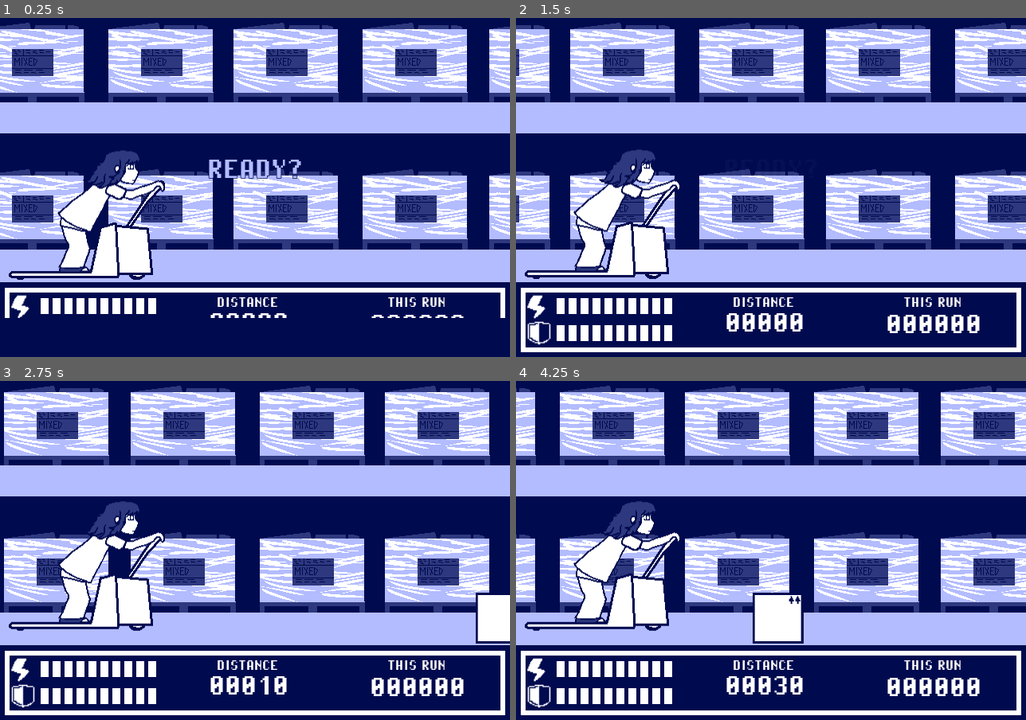
Above: before the commit, frames 1-4 (two rows, left to right).
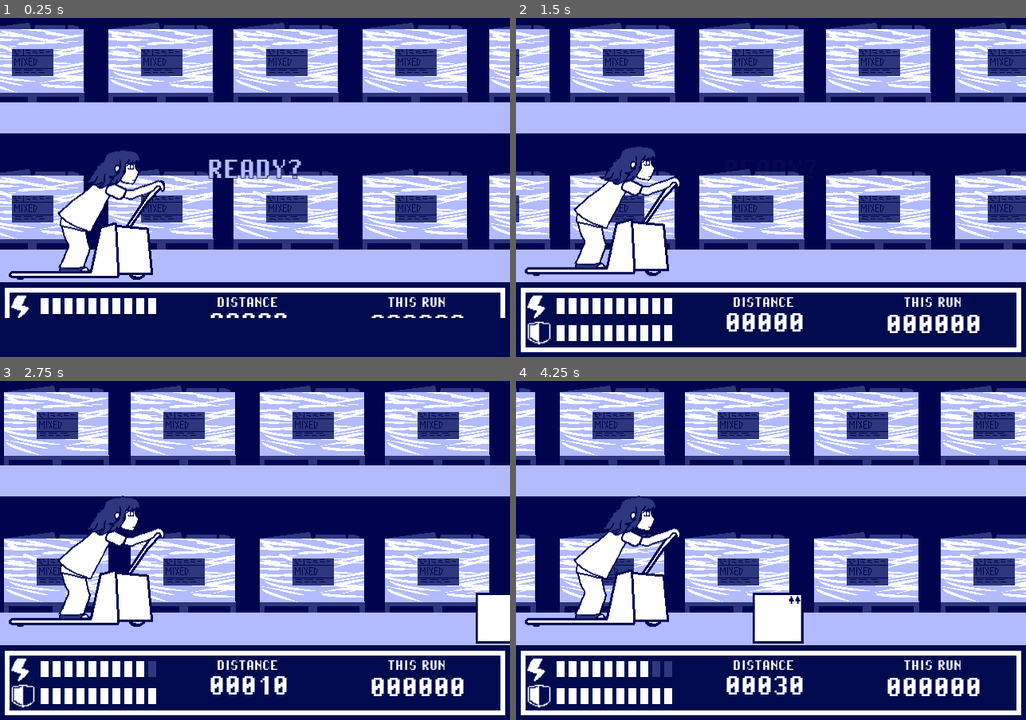
Above: after the commit, the same moments.

Repository: dual-core1/The-Stockroom
Game: Godot game, scene res://scenes/gameplay.tscn
Two runs of this game, one before a commit and one after it. Both use one fixed random seed, a clock stepped at 60 frames per second and the inputs below. Before the commit the project has no main scene; this scene is started directly in both runs.
Inputs:
- Up to frame 1 (0.25 s): no input
- Up to frame 2 (1.5 s): tap Z (DODGE) at 0.6 s; tap X (STUNT) at 0.8, 1.35 s
- Up to frame 3 (2.75 s): tap Z (DODGE) at 1.55, 2.1 s; tap X (STUNT) at 2.3 s
- Up to frame 4 (4.25 s): tap X (STUNT) at 2.85, 3.8 s; tap Z (DODGE) at 3.05, 3.6 s

The runs differ from the first frame. In frame 2, 2.2% of the frame differs, in the area x 1-33%, y 38-77%; in frame 3, 2.5%; in frame 4, 2.6%, in the area x 1-33%, y 33-88%.

Commit message:
Ramps and special effects!

Diff:
--- a/prefabs/player.tscn
+++ b/prefabs/player.tscn
@@ -6,6 +6,7 @@
 [ext_resource type="Texture2D" uid="uid://h4bcf378w88m" path="res://graphics/alyssa02.png" id="3_ht1c8"]
 [ext_resource type="Texture2D" uid="uid://c4ofbi2qtcidl" path="res://graphics/alyssa03.png" id="4_ht1c8"]
 [ext_resource type="Texture2D" uid="uid://yg6yuxmti1kt" path="res://graphics/alyssa04.png" id="5_g2jcq"]
+[ext_resource type="Animation" uid="uid://mfgd8yj25e68" path="res://flip.anim" id="7_u51tk"]
 
 [sub_resource type="SpriteFrames" id="SpriteFrames_g2jcq"]
 animations = [{
@@ -93,29 +94,14 @@
 tracks/0/loop_wrap = true
 tracks/0/keys = {
 "times": PackedFloat32Array(0, 0.5, 1),
-"transitions": PackedFloat32Array(0.36602148, 0.3661, 1),
+"transitions": PackedFloat32Array(0.36602148, 0.6831667, 1),
 "update": 0,
 "values": [0.0, -28.0, 0.0]
-}
-
-[sub_resource type="Animation" id="Animation_u51tk"]
-resource_name = "flip"
-length = 0.5
-tracks/0/type = "value"
-tracks/0/imported = false
-tracks/0/enabled = true
-tracks/0/path = NodePath("container:rotation")
-tracks/0/interp = 1
-tracks/0/loop_wrap = true
-tracks/0/keys = {
-"times": PackedFloat32Array(0, 0.5),
-"transitions": PackedFloat32Array(1, 1),
-"update": 0,
-"values": [0.0, -6.283185307179586]
 }
 
 [sub_resource type="Animation" id="Animation_kbsxf"]
 resource_name = "jump"
+length = 1.5
 tracks/0/type = "value"
 tracks/0/imported = false
 tracks/0/enabled = true
@@ -123,10 +109,22 @@
 tracks/0/interp = 1
 tracks/0/loop_wrap = true
 tracks/0/keys = {
-"times": PackedFloat32Array(0, 0.5, 1),
-"transitions": PackedFloat32Array(0.2773924, 2.8284266, 1),
+"times": PackedFloat32Array(0, 0.5, 1.5),
+"transitions": PackedFloat32Array(0.43527526, 4.594792, 1),
 "update": 0,
 "values": [0.0, -128.0, 0.0]
+}
+tracks/1/type = "value"
+tracks/1/imported = false
+tracks/1/enabled = true
+tracks/1/path = NodePath("container:rotation")
+tracks/1/interp = 1
+tracks/1/loop_wrap = true
+tracks/1/keys = {
+"times": PackedFloat32Array(0, 1.5),
+"transitions": PackedFloat32Array(1, 1),
+"update": 0,
+"values": [-0.34557519189487745, 0.0]
 }
 
 [sub_resource type="Animation" id="Animation_rgeog"]
@@ -161,15 +159,53 @@
 _data = {
 &"RESET": SubResource("Animation_ht1c8"),
 &"dodge": SubResource("Animation_g2jcq"),
-&"flip": SubResource("Animation_u51tk"),
+&"flip": ExtResource("7_u51tk"),
 &"jump": SubResource("Animation_kbsxf"),
 &"wipeout": SubResource("Animation_rgeog")
 }
 
-[node name="player" type="Node2D" unique_id=1765128728 node_paths=PackedStringArray("alyssa", "anim_player")]
+[sub_resource type="Animation" id="Animation_opo22"]
+length = 0.001
+tracks/0/type = "value"
+tracks/0/imported = false
+tracks/0/enabled = true
+tracks/0/path = NodePath("container:rotation")
+tracks/0/interp = 1
+tracks/0/loop_wrap = true
+tracks/0/keys = {
+"times": PackedFloat32Array(0),
+"transitions": PackedFloat32Array(1),
+"update": 0,
+"values": [0.0]
+}
+
+[sub_resource type="Animation" id="Animation_8rb0w"]
+resource_name = "flip"
+length = 0.5
+tracks/0/type = "value"
+tracks/0/imported = false
+tracks/0/enabled = true
+tracks/0/path = NodePath("container:rotation")
+tracks/0/interp = 1
+tracks/0/loop_wrap = true
+tracks/0/keys = {
+"times": PackedFloat32Array(0, 0.5),
+"transitions": PackedFloat32Array(1, 1),
+"update": 0,
+"values": [0.0, -6.283185307179586]
+}
+
+[sub_resource type="AnimationLibrary" id="AnimationLibrary_sd3sa"]
+_data = {
+&"RESET": SubResource("Animation_opo22"),
+&"flip": SubResource("Animation_8rb0w")
+}
+
+[node name="player" type="Node2D" unique_id=1765128728 node_paths=PackedStringArray("alyssa", "anim_player", "flip_anim")]
 script = ExtResource("1_g2jcq")
 alyssa = NodePath("container/alyssa")
 anim_player = NodePath("AnimationPlayer")
+flip_anim = NodePath("flip")
 
 [node name="container" type="Node2D" parent="." unique_id=1605971811]
 
@@ -182,3 +218,8 @@
 
 [node name="AnimationPlayer" type="AnimationPlayer" parent="." unique_id=1925190003]
 libraries/ = SubResource("AnimationLibrary_u51tk")
+
+[node name="flip" type="AnimationPlayer" parent="." unique_id=1418275058]
+libraries/ = SubResource("AnimationLibrary_sd3sa")
+
+[connection signal="animation_finished" from="flip" to="." method="_on_flip_animation_finished"]
--- /dev/null
+++ b/prefabs/ramp.tscn
@@ -0,0 +1,17 @@
+[gd_scene format=3 uid="uid://bc8gv7b1pxeea"]
+
+[ext_resource type="Script" uid="uid://b15b21c5p6r4k" path="res://scripts/ramp.gd" id="1_g5644"]
+[ext_resource type="Texture2D" uid="uid://1bmlk4yhuxc2" path="res://graphics/ramp.png" id="1_ngryf"]
+
+[sub_resource type="RectangleShape2D" id="RectangleShape2D_4kxuq"]
+size = Vector2(64, 64)
+
+[node name="ramp" type="AnimatableBody2D" unique_id=1749353130]
+script = ExtResource("1_g5644")
+
+[node name="Sprite2D" type="Sprite2D" parent="." unique_id=630996958]
+texture = ExtResource("1_ngryf")
+
+[node name="CollisionShape2D" type="CollisionShape2D" parent="." unique_id=598261800]
+position = Vector2(3, 0)
+shape = SubResource("RectangleShape2D_4kxuq")
--- a/project.godot
+++ b/project.godot
@@ -11,6 +11,7 @@
 [application]
 
 config/name="The Stockroom"
+run/main_scene="uid://vj2wo18dw2qx"
 config/features=PackedStringArray("4.7", "GL Compatibility")
 config/icon="res://icon.svg"
 
--- a/scenes/gameplay.tscn
+++ b/scenes/gameplay.tscn
@@ -6,19 +6,65 @@
 [ext_resource type="PackedScene" uid="uid://436blys8fiac" path="res://prefabs/box.tscn" id="2_4bh5q"]
 [ext_resource type="Texture2D" uid="uid://bnow10524jfri" path="res://graphics/blank.png" id="2_l1v76"]
 [ext_resource type="PackedScene" uid="uid://bglps7gjety6q" path="res://prefabs/transition.tscn" id="3_din8e"]
+[ext_resource type="PackedScene" uid="uid://bc8gv7b1pxeea" path="res://prefabs/ramp.tscn" id="3_e124b"]
 [ext_resource type="PackedScene" uid="uid://dqcl5daore3si" path="res://prefabs/player.tscn" id="4_ct7aa"]
 
 [sub_resource type="RectangleShape2D" id="RectangleShape2D_4kxuq"]
 size = Vector2(39, 384)
 
-[node name="gameplay" type="Node2D" unique_id=9868997 node_paths=PackedStringArray("transition", "spawn_timer", "bg", "hud", "player")]
+[sub_resource type="Environment" id="Environment_e124b"]
+background_mode = 3
+glow_enabled = true
+adjustment_enabled = true
+
+[sub_resource type="Animation" id="Animation_e124b"]
+length = 0.001
+tracks/0/type = "value"
+tracks/0/imported = false
+tracks/0/enabled = true
+tracks/0/path = NodePath("WorldEnvironment:environment:adjustment_brightness")
+tracks/0/interp = 1
+tracks/0/loop_wrap = true
+tracks/0/keys = {
+"times": PackedFloat32Array(0),
+"transitions": PackedFloat32Array(1),
+"update": 0,
+"values": [1.0]
+}
+
+[sub_resource type="Animation" id="Animation_101mb"]
+resource_name = "special"
+length = 0.5
+tracks/0/type = "value"
+tracks/0/imported = false
+tracks/0/enabled = true
+tracks/0/path = NodePath("WorldEnvironment:environment:adjustment_brightness")
+tracks/0/interp = 1
+tracks/0/loop_wrap = true
+tracks/0/keys = {
+"times": PackedFloat32Array(0, 0.5),
+"transitions": PackedFloat32Array(1, 1),
+"update": 0,
+"values": [2.0, 1.0]
+}
+
+[sub_resource type="AnimationLibrary" id="AnimationLibrary_hbo4f"]
+_data = {
+&"RESET": SubResource("Animation_e124b"),
+&"special": SubResource("Animation_101mb")
+}
+
+[node name="gameplay" type="Node2D" unique_id=9868997 node_paths=PackedStringArray("transition", "spawn_timer", "power_decay_timer", "bg", "hud", "player", "env_anim")]
 script = ExtResource("1_ocj2s")
 transition = NodePath("CanvasLayer/transition")
 box = ExtResource("2_4bh5q")
-spawn_timer = NodePath("Timer")
+ramp = ExtResource("3_e124b")
+spawn_timer = NodePath("spawn")
+power_decay_timer = NodePath("power decay")
 bg = NodePath("game bg")
 hud = NodePath("CanvasLayer/HUD")
 player = NodePath("player")
+env_anim = NodePath("environment animator")
 
 [node name="CanvasLayer" type="CanvasLayer" parent="." unique_id=1822104391]
 
@@ -39,7 +85,9 @@
 [node name="player" parent="." unique_id=1765128728 instance=ExtResource("4_ct7aa")]
 position = Vector2(108, 319)
 
-[node name="Timer" type="Timer" parent="." unique_id=929029189]
+[node name="spawn" type="Timer" parent="." unique_id=929029189]
+
+[node name="power decay" type="Timer" parent="." unique_id=1302598427]
 
 [node name="Area2D" type="Area2D" parent="." unique_id=2091739780]
 
@@ -47,6 +95,13 @@
 position = Vector2(170.5, 192)
 shape = SubResource("RectangleShape2D_4kxuq")
 
-[connection signal="timeout" from="Timer" to="." method="_on_timer_timeout"]
+[node name="WorldEnvironment" type="WorldEnvironment" parent="." unique_id=1892689021]
+environment = SubResource("Environment_e124b")
+
+[node name="environment animator" type="AnimationPlayer" parent="." unique_id=1134755289]
+libraries/ = SubResource("AnimationLibrary_hbo4f")
+
+[connection signal="timeout" from="spawn" to="." method="_on_timer_timeout"]
+[connection signal="timeout" from="power decay" to="." method="_on_power_decay_timeout"]
 [connection signal="body_entered" from="Area2D" to="." method="_on_area_2d_body_entered"]
 [connection signal="body_exited" from="Area2D" to="." method="_on_area_2d_body_exited"]
--- a/scripts/box.gd
+++ b/scripts/box.gd
@@ -1,6 +1,7 @@
-extends Node2D
+class_name Box extends Node2D
 
 var speed: float
+var dodged: bool = false
 
 func _ready():
 	speed = Values.base_speed + (50 * Values.speed_lvl)
--- a/scripts/gameplay.gd
+++ b/scripts/gameplay.gd
@@ -2,11 +2,14 @@
 
 var score_wait: float
 @export var transition: Transition
-@export var box: PackedScene # y-pos 350
+@export var box: PackedScene # x-pos 350
+@export var ramp: PackedScene # x-pos 715
 @export var spawn_timer: Timer
+@export var power_decay_timer: Timer
 @export var bg: Node2D
 @export var hud: HUD
 @export var player: Player
+@export var env_anim: AnimationPlayer
 
 var slide: game_bg
 var avoid_retrigger: bool = false
@@ -28,6 +31,8 @@
 	Values.waiting = false
 	slide = bg.get_child(0, true)
 	spawn_timer.start()
+	power_decay_timer.wait_time = 1.0 / (1 + Values.speed_lvl)
+	power_decay_timer.start()
 
 func _process(delta: float):
 	if not Values.waiting:
@@ -36,29 +41,59 @@
 			Values.distance += 10
 			score_wait = 1.0
 
+		if player.check_successful_stunt():
+			hud.score_riser_text("+100")
+			hud.score_anim()
+			env_anim.play("special")
+			Values.run_score += 100
+
 		if Values.curr_durability < 1 and not avoid_retrigger:
 			avoid_retrigger = true
 			Values.game_over = true
 			slide.state = game_bg.DECEL
 			player.wipeout()
 
+		if player.flipping and not player.jumping:
+			Values.game_over = true
+			slide.state = game_bg.DECEL
+			player.wipeout()
+
+
+# for the spawn timer, which was originally just "Timer"
 func _on_timer_timeout() -> void:
-	var box_instance = box.instantiate()
-	box_instance.global_position = Vector2(672, 350)
-	add_child(box_instance)
-	spawn_timer.wait_time = randf_range(3, 7)
-	spawn_timer.start()
+	var random: int = randi() % 2
 
+	if random == 1:
+		var ramp_instance = ramp.instantiate()
+		ramp_instance.global_position = Vector2(715, 350)
+		add_child(ramp_instance)
+	else:
+		var box_instance = box.instantiate()
+		box_instance.global_position = Vector2(672, 350)
+		add_child(box_instance)
+
+	spawn_timer.start(randf_range(3, 7))
 
 func _on_area_2d_body_entered(body: Node2D) -> void:
 	if not Values.player_dodging:
 		if body.is_in_group("box"):
 			slide.state = game_bg.ACCEL
 			Values.curr_durability -= 1
-
+		elif body.is_in_group("ramp"):
+			player.jump()
+	elif Values.player_dodging:
+		if body.is_in_group("box"):
+			var this_box: Box = body as Box
+			this_box.dodged = true
 
 func _on_area_2d_body_exited(body: Node2D) -> void:
-	if Values.player_dodging and body.is_in_group("box"):
-		hud.score_riser_text("+50")
-		hud.score_anim()
-		Values.run_score += 50
+	if body.is_in_group("box"):
+		var this_box: Box = body as Box
+		if this_box.dodged:
+			hud.score_riser_text("+50")
+			hud.score_anim()
+			Values.run_score += 50
+
+func _on_power_decay_timeout() -> void:
+	Values.curr_power -= 1
+	power_decay_timer.start(1.0 / (1 + Values.speed_lvl))
--- a/scripts/player.gd
+++ b/scripts/player.gd
@@ -2,24 +2,54 @@
 
 @export var alyssa: AnimatedSprite2D
 @export var anim_player: AnimationPlayer
+@export var flip_anim: AnimationPlayer
 
-var anim_finished: bool = true
+var jumping: bool = false
+var flipping: bool = false
+
+var landed_jump: bool = false
+var landed_flip: bool = false
 
 func _ready() -> void:
 	alyssa.play("default")
-	anim_player.animation_finished.connect(_on_anim_finished)
+	anim_player.animation_finished.connect(_on_dodge_finished)
+
+func check_successful_stunt():
+	if landed_jump and landed_flip and not Values.game_over:
+		landed_jump = false
+		landed_flip = false
+		return true
+	else:
+		return false
+
+func jump():
+	anim_player.play("jump")
+	jumping = true
 
 func wipeout():
+	flip_anim.play("RESET")
 	alyssa.play("wipeout")
 	anim_player.play("wipeout")
 
 func _process(delta: float) -> void:
 	if not Values.game_over:
-		if Input.is_action_just_pressed("DODGE") and anim_finished:
+		if Input.is_action_just_pressed("DODGE") and not jumping and not Values.player_dodging:
 			anim_player.play("dodge")
 			Values.player_dodging = true
 
-func _on_anim_finished(anim_name: String):
-	anim_finished = true
+		if Input.is_action_just_pressed("STUNT"):
+			if jumping:
+				flip_anim.play("flip")
+				flipping = true
+
+# was originally only for the dodge animation...
+func _on_dodge_finished(anim_name: String):
 	if anim_name == "dodge":
 		Values.player_dodging = false
+	elif anim_name == "jump":
+		jumping = false
+		landed_jump = true
+
+func _on_flip_animation_finished(anim_name: StringName) -> void:
+	flipping = false
+	landed_flip = true
--- /dev/null
+++ b/scripts/ramp.gd
@@ -0,0 +1,13 @@
+extends Node2D
+
+var speed: float
+
+func _ready():
+	speed = Values.base_speed + (50 * Values.speed_lvl)
+	add_to_group("ramp")
+
+func _physics_process(delta: float) -> void:
+	if not Values.game_over:
+		position.x -= speed * delta
+		if position.x <= -75:
+			queue_free()
Binary file added: graphics/ramp.png
Not shown, added: graphics/ramp.png.import
Not shown, added: scripts/ramp.gd.uid
